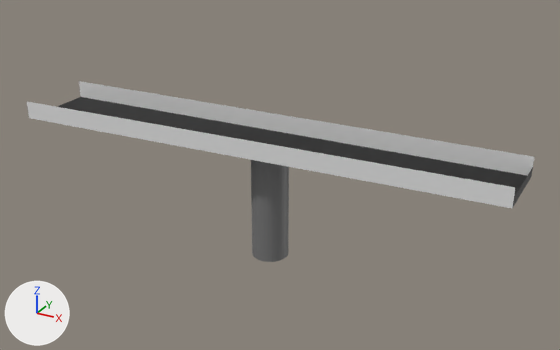
One commit to the FBX model Assets/Models/motorway_bridge_1.fbx: the scene before it, then after it.
Both versions are drawn from a 50 mm lens placed at (349.0, -506.0, 404.0), pointed at (-18.0, 161.0, 71.0). Arrows for +X, +Y and +Z are at lower left; the lights stay in place. Where no turn or scale is listed for an object, it has been applied to the vertices. Vertices at the same position are counted once.

Script lines for the objects in view, before the commit:
```python
me_cylinder = bpy.data.meshes.new('Cylinder')
me_cylinder.from_pydata(...)  # 96 vertices, 66 faces; spans x -20.0..20.0, y -20.0..20.0, z -20.0..107.5
me_cylinder.materials.append(mat_material_003)  # grey #777777
me_plane = bpy.data.meshes.new('Plane')
me_plane.from_pydata(...)  # 12 vertices, 6 faces; spans x -305.0..234.0, y 88.0..195.0, z 0.0..20.0
# faces by material slot: [4, 2]
me_plane.materials.append(mat_material_001)  # white #e7e7e7
me_plane.materials.append(mat_material_002)  # black #000000
ob_cylinder = bpy.data.objects.new('Cylinder', me_cylinder)
ob_cylinder.location = (-23.7, 149.1, 0.0)
ob_plane = bpy.data.objects.new('Plane', me_plane)
ob_plane.location = (0.0, 0.0, 109.1)
```
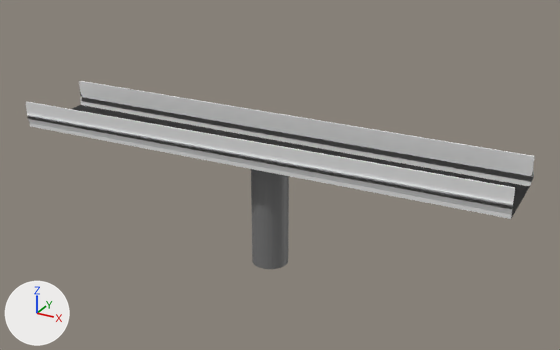
Where the newer file only moved an object's origin or applied its transform, the numbers keep the older frame.

Diff of the bpy script that builds the scene:
```diff
--- a/Assets/Models/motorway_bridge_1.fbx.py
+++ b/Assets/Models/motorway_bridge_1.fbx.py
@@ me_plane @@
 # used by ob_plane; location = (0.0, 0.0, 109.1)
-me_plane.from_pydata(...)  # 12 vertices, 6 faces; spans x -305.0..234.0, y 88.0..195.0, z 0.0..20.0
+me_plane.from_pydata(...)  # 34 vertices, 32 faces; spans x -306.0..235.0, y 86.0..197.0, z -10.0..20.0
+# me_plane part 1
+# 2 faces are deleted
+# 22 vertices are added at x -306.0..235.0, y 86.0..197.0, z -10.0..20.0
+# 24 new faces join them, mat_material_001 (white #e7e7e7)
+# 4 new faces join them, mat_material_002 (black #000000)
 me_plane.materials.append(mat_material_001)
@@ ob_cylinder @@
 ob_cylinder = bpy.data.objects.new('Cylinder', me_cylinder)
-ob_cylinder.location = (-23.7, 149.1, 0.0)
+ob_cylinder.location = (-23.7, 149.1, -9.3)
```

Location of each change, [x1, y1, x2, y2] in pixels of the pictures (560 x 350 px):
'Plane', reshaped (8% taller): before [27, 81, 534, 209]; after [26, 81, 535, 219]
'Cylinder', moved: before [251, 160, 289, 262]; after [251, 169, 289, 269]
part 1 of me_plane, built on: before [57, 97, 533, 209]; after [26, 81, 535, 219]
